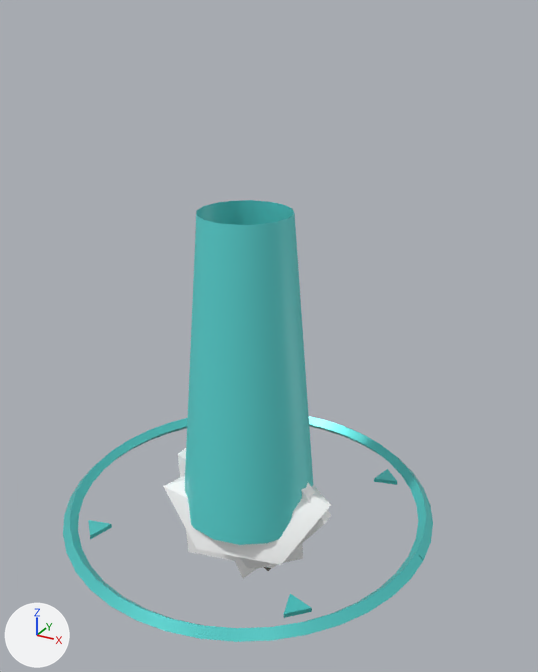
A saved change to the glTF model public/models/effects.glb.
The view is the same before and after, from a 50 mm camera at (1.82, -3.06, 2.6) aimed at (0.09, 0.08, 1.03). Lighting does not change. The marker at lower left points along +X, +Y and +Z. The picture after the commit comes second. Where no turn or scale is listed for an object, it has been applied to the vertices.

Objects in the first picture: 'debris_chip', 'debris_shard', 'marker_beam', 'marker_ring' and 2 more.
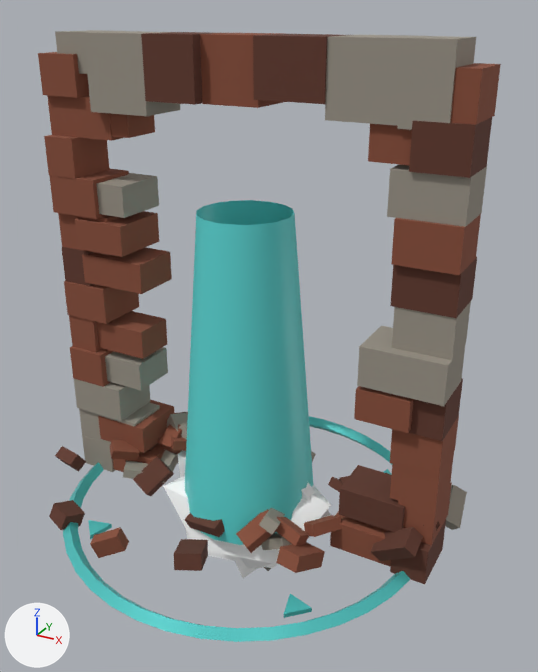
Pixel boxes [x1, y1, x2, y2] of what changed, in the pictures (538 x 672 px):
'breach_rim', added: after [38, 30, 501, 584]
    faces in mat_fx_brick (brown #8a4f3a): [38, 33, 501, 567]
    faces in mat_fx_mortar (grey #9b9488): [55, 30, 487, 472]
    faces in mat_fx_brick_dark (brown #62392c): [62, 32, 492, 584]
'breach_rubble', added: after [49, 412, 467, 573]
    faces in mat_fx_brick_dark (brown #62392c): [49, 412, 440, 571]
    faces in mat_fx_brick (brown #8a4f3a): [90, 424, 342, 573]
    faces in mat_fx_mortar (grey #9b9488): [123, 412, 467, 550]

The change, as a list of edits to the scene's bpy script:
```text
Add mat_fx_brick:
    mat_fx_brick = principled_material('fx_brick')
    mat_fx_brick.base_color = (0.254, 0.0782, 0.0423)  # brown #8a4f3a
    mat_fx_brick.roughness = 0.95
Add mat_fx_brick_dark:
    mat_fx_brick_dark = principled_material('fx_brick_dark')
    mat_fx_brick_dark.base_color = (0.122, 0.0409, 0.0252)  # brown #62392c
    mat_fx_brick_dark.roughness = 0.95
Add mat_fx_mortar:
    mat_fx_mortar = principled_material('fx_mortar')
    mat_fx_mortar.base_color = (0.328, 0.296, 0.246)  # grey #9b9488
    mat_fx_mortar.roughness = 1.0
Add me_breach_rubble:
    me_breach_rubble.from_pydata(...)  # 368 vertices, 552 faces; spans x -1.17..1.17, y -0.71..0.71, z -0.22..0.22
    # faces by material slot: [168, 204, 180]
    me_breach_rubble.materials.append(mat_fx_brick)  # brown #8a4f3a
    me_breach_rubble.materials.append(mat_fx_mortar)  # grey #9b9488
    me_breach_rubble.materials.append(mat_fx_brick_dark)  # brown #62392c
Add me_breach_rim:
    me_breach_rim.from_pydata(...)  # 352 vertices, 528 faces; spans x -1.1..1.1, y -0.17..0.17, z -1.25..1.25
    # faces by material slot: [144, 288, 96]
    me_breach_rim.materials.append(mat_fx_mortar)  # grey #9b9488
    me_breach_rim.materials.append(mat_fx_brick)  # brown #8a4f3a
    me_breach_rim.materials.append(mat_fx_brick_dark)  # brown #62392c
Add ob_breach_rubble:
    ob_breach_rubble = bpy.data.objects.new('breach_rubble', me_breach_rubble)
    ob_breach_rubble.location = (-0.035, -0.078, 0.172)
Add ob_breach_rim:
    ob_breach_rim = bpy.data.objects.new('breach_rim', me_breach_rim)
    ob_breach_rim.location = (0.0, -0.001, 1.25)
```
